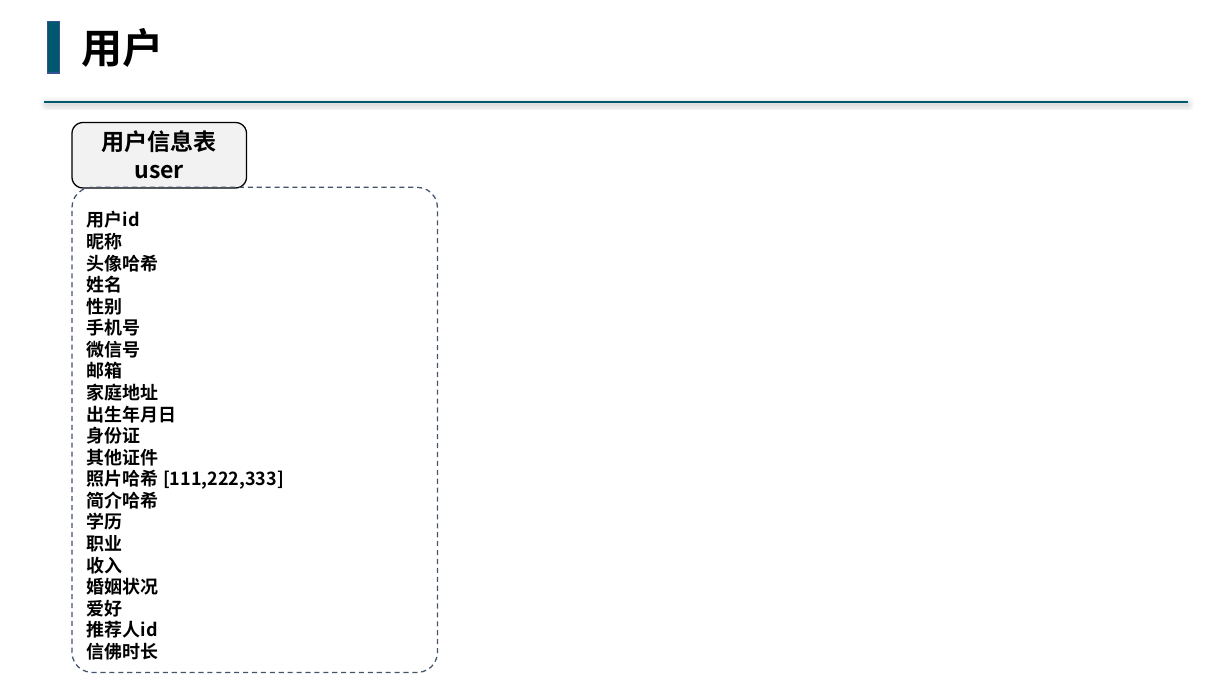
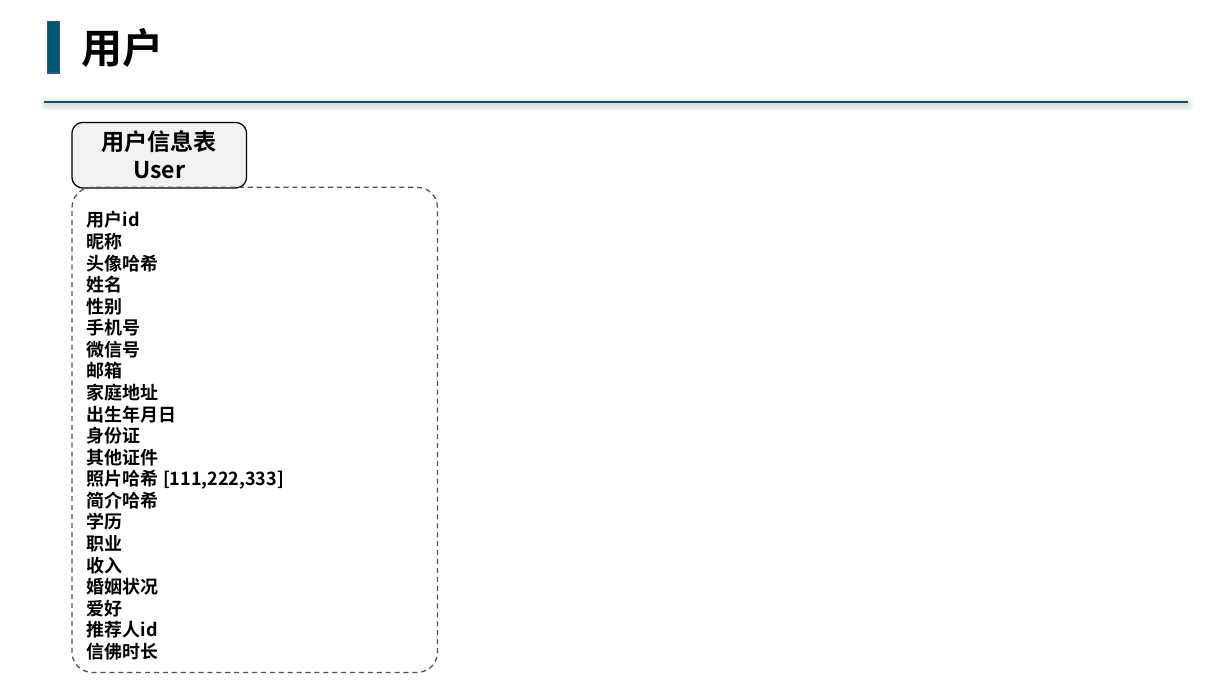
Before and after one commit to buddhachain/buddhaContract, a slide deck: slide 4 of doc/02.角色.pptx. Drawn at 1232x693 pixels with LibreOffice and Linux fonts; fonts in the diff are those of the drawing. Boxes give left, top, right and bottom in pixels: in the first picture for what was removed or moved away, otherwise in the second. Text is boxed around its words. In the diff, an @@ line names an element or a change of style, - is before the commit and + after.

```diff
--- a/doc/02.角色.pptx
+++ b/doc/02.角色.pptx
@@ text in rounded rectangle at (133, 161, 185, 179): text changed @@
-user
+User
```
Also in this commit, not shown: 7 other slides changed, 2 slides added, 1 slide removed, 2 other files.
